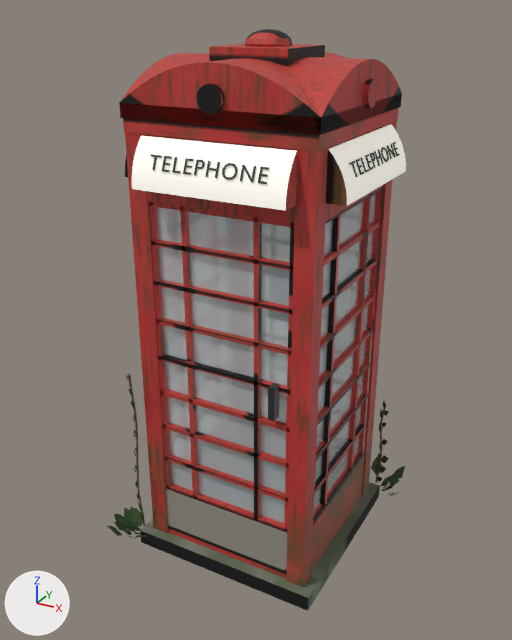
A saved change to the glTF model public/assets/props/phone-booth.glb.
Camera for both pictures: a 50 mm lens placed at (1.5, -2.83, 2.61), pointed at (-0.04, -0.03, 1.22). Lighting does not change. The marker at lower left points along +X, +Y and +Z. The older version comes first. Vertices at exactly the same position are counted once.

Objects in the first picture: 'phone-booth'.
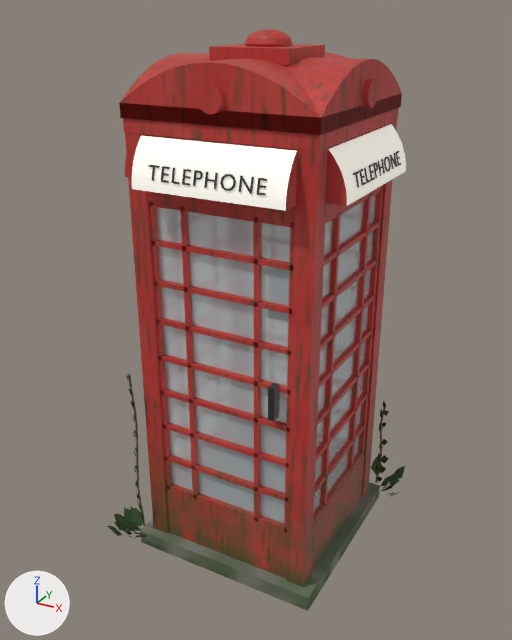
Commit message: Phone box: TELEPHONE sits lower on the curved sign (Michael)

Location of each change, [x1, y1, x2, y2] in pixels of the pictures (512 x 640 px; the box of a moved part takes in the faces that stretch with it):
part 1 of me_step, moved or reshaped
    before: [258, 167, 269, 184]
    after: [256, 178, 267, 195]
part 2 of me_step, moved or reshaped
    before: [240, 165, 256, 183]
    after: [238, 176, 254, 194]
part 3 of me_step, moved or reshaped
    before: [222, 163, 238, 180]
    after: [220, 174, 236, 191]
part 4 of me_step, moved or reshaped
    before: [205, 161, 220, 178]
    after: [204, 172, 218, 189]
part 5 of me_step, moved or reshaped
    before: [194, 160, 205, 176]
    after: [193, 170, 203, 186]
part 6 of me_step, moved or reshaped
    before: [183, 158, 194, 175]
    after: [182, 169, 191, 186]
part 7 of me_step, moved or reshaped
    before: [172, 157, 181, 174]
    after: [171, 168, 180, 184]
part 8 of me_step, moved or reshaped
    before: [162, 156, 172, 172]
    after: [161, 166, 170, 183]
part 9 of me_step, moved or reshaped
    before: [151, 154, 162, 170]
    after: [148, 165, 160, 181]
part 10 of me_step, moved or reshaped
    before: [349, 142, 400, 177]
    after: [353, 151, 401, 188]
part 11 of me_step, surface changed
    both: [119, 29, 404, 611]

Edits to the bpy script that builds the scene:
```text
Change me_step:
    where me_step.from_pydata(...)  # 3410 vertices, 5626 faces; spans x -0.65..0.63, y -0.63..0.65, z 0.0..2.54
    used by ob_phone_booth; location = (0.0, 0.0, 0.0)
    me_step part 1: the loose piece of 24 vertices spanning x 0.23..0.27, y -0.52..-0.49, z 2.02..2.08 is moved by (0.0, -0.01, -0.04)
    me_step part 2: the loose piece of 20 vertices spanning x 0.16..0.21, y -0.52..-0.49, z 2.02..2.08 is moved by (0.0, -0.01, -0.04)
    me_step part 3: the loose piece of 192 vertices spanning x 0.07..0.14, y -0.52..-0.49, z 2.02..2.08 is moved by (0.0, -0.01, -0.04)
    me_step part 4: the loose piece of 24 vertices spanning x 0.0..0.06, y -0.52..-0.49, z 2.02..2.08 is moved by (0.0, -0.01, -0.04)
    me_step part 5: the loose piece of 112 vertices spanning x -0.05..-0.01, y -0.52..-0.49, z 2.02..2.08 is moved by (0.0, -0.02, -0.04)
    me_step part 6: the loose piece of 24 vertices spanning x -0.1..-0.07, y -0.52..-0.49, z 2.02..2.08 is moved by (0.0, -0.01, -0.04)
    me_step part 7: the loose piece of 12 vertices spanning x -0.15..-0.12, y -0.52..-0.49, z 2.02..2.08 is moved by (0.0, -0.01, -0.04)
    me_step part 8: the loose piece of 24 vertices spanning x -0.2..-0.17, y -0.52..-0.49, z 2.02..2.08 is moved by (0.0, -0.01, -0.04)
    me_step part 9: the loose piece of 16 vertices spanning x -0.27..-0.22, y -0.52..-0.49, z 2.02..2.08 is moved by (0.0, -0.02, -0.04)
    me_step part 10: all 448 vertices in x 0.49..0.52, y -0.27..0.27, z 2.02..2.08 are moved by (0.01, 0.0, -0.04)
    me_step part 11: 5275 kept faces spanning x -0.65..0.63, y -0.63..0.65, z 0.0..2.54 get new texture (UV) coordinates
```
